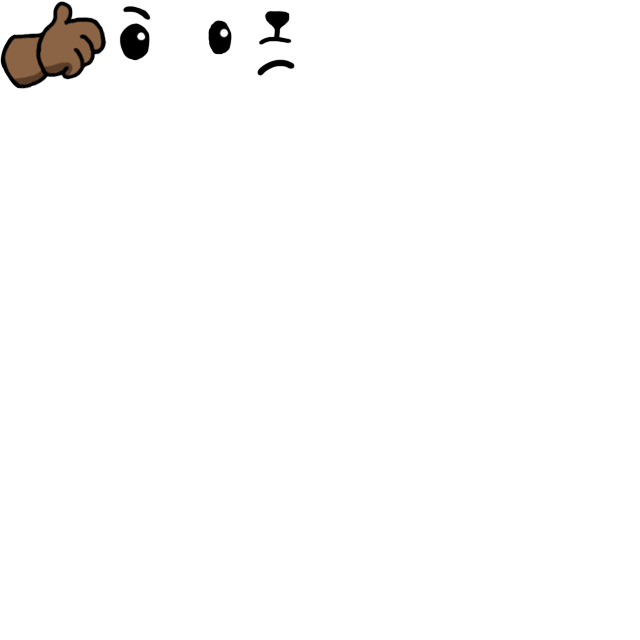
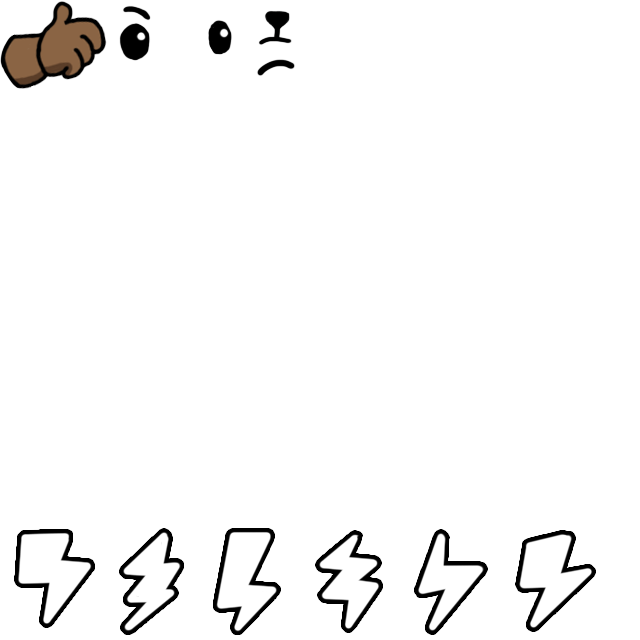
Revision of a layered 640px x 640px image; what changed, layer by layer:
added group "Lightening" with 7 layers above "EyeThinking" over (17, 529, 593, 632)
added layer "Lightening5" in group "Lightening" over (518, 533, 593, 629)
added layer "Lightening4" in group "Lightening" over (417, 532, 485, 632)
added layer "Lightening3" in group "Lightening" over (318, 533, 380, 630)
added layer "Lightening2" in group "Lightening" over (216, 531, 278, 632)
added layer "Layer 1" in group "Lightening" over (122, 531, 181, 632)
added layer "Lightening0" in group "Lightening" over (17, 532, 92, 625)